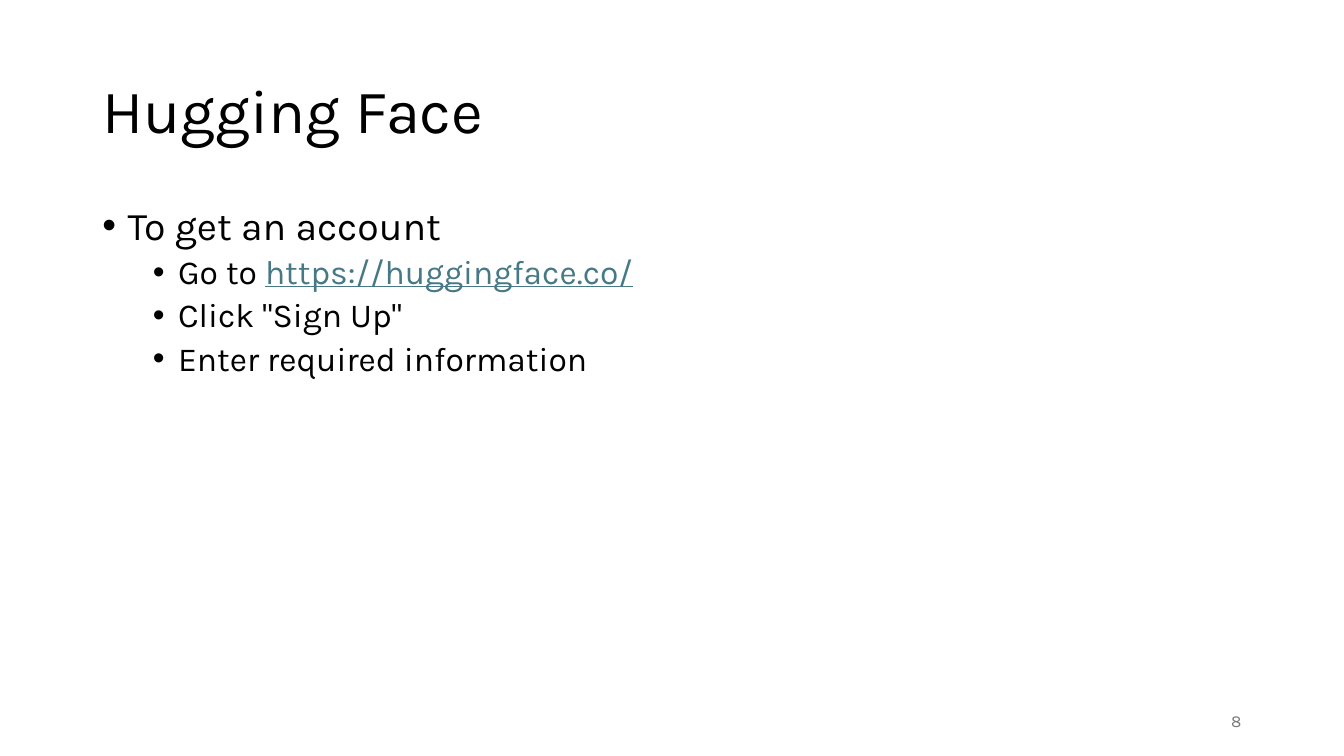
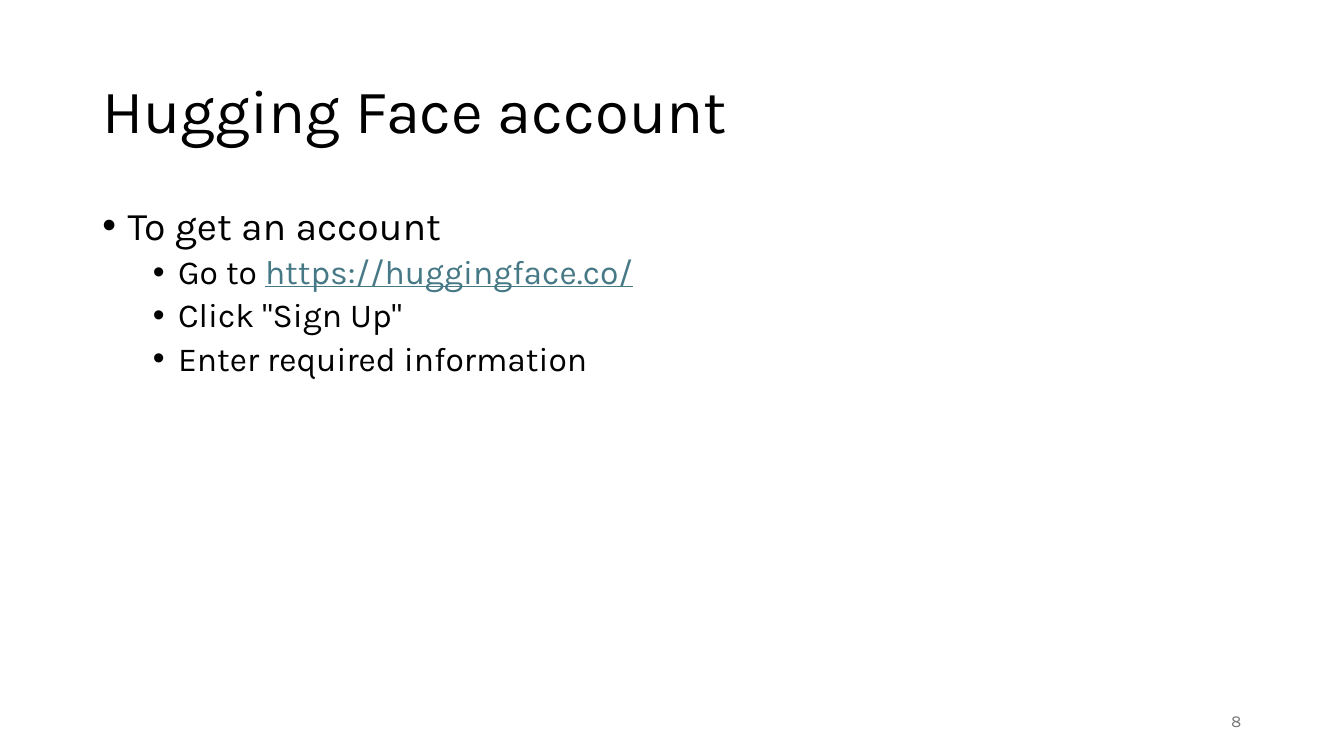
Before and after one commit to gjbex/Deploying-LLMs-locally, a slide deck: slide 8 of local_LLMs.pptx. Drawn at 1344x756 pixels with LibreOffice and Linux fonts; fonts in the diff are those of the drawing. Boxes give left, top, right and bottom in pixels: in the first picture for what was removed or moved away, otherwise in the second. Text is boxed around its words. In the diff, an @@ line names an element or a change of style, - is before the commit and + after.

```diff
--- a/local_LLMs.pptx
+++ b/local_LLMs.pptx
@@ title at (102,90,727,148): text changed @@
-Hugging Face
+Hugging Face account
```
Also in this commit, not shown: 1 other slide changed, 1 slide added.
